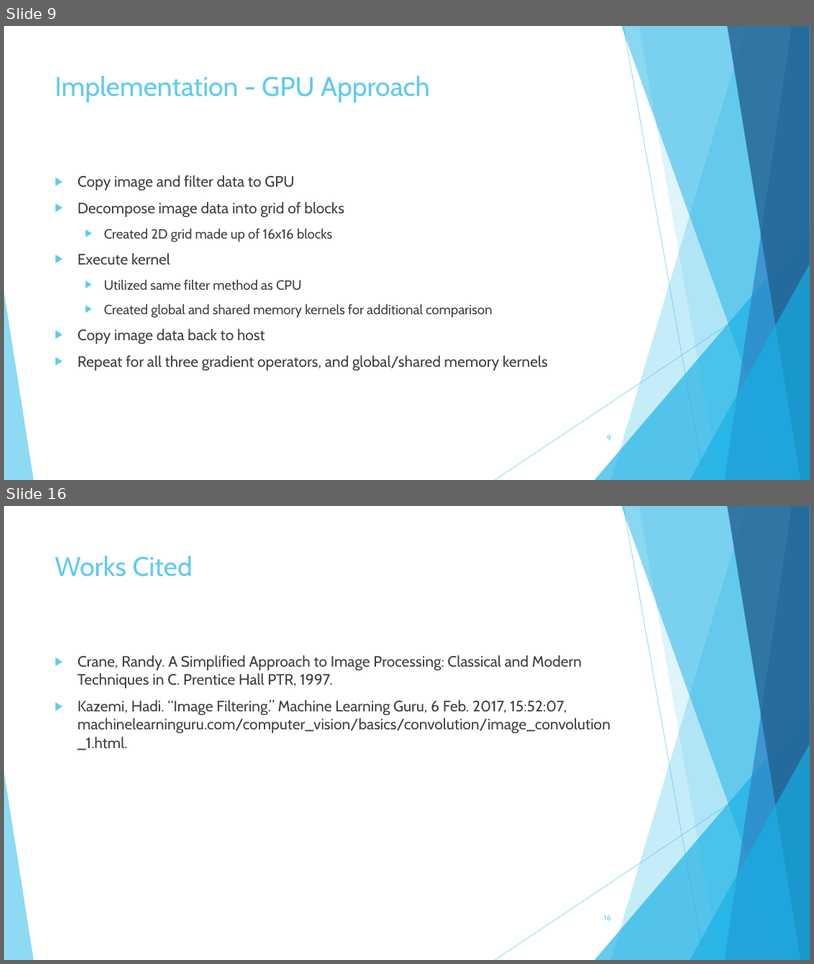
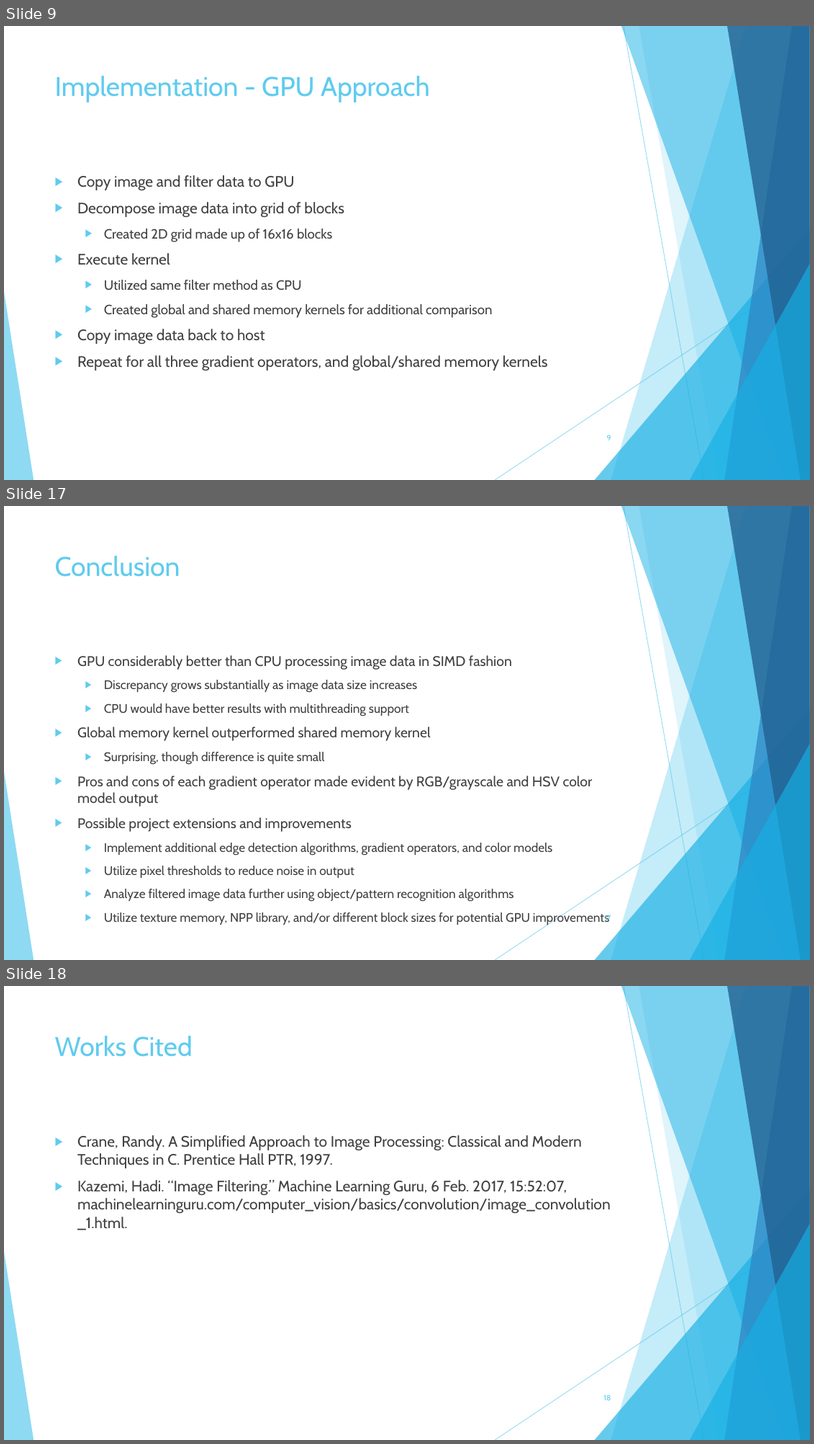
Before and after one commit to miles885/GPU_Course_Project, a slide deck: Course_Project_Edge_Detection_Gapcynski.pptx. Shown one above the other, each under a label of ours: slides 9 and 16 before the commit, slides 9, 17 and 18 after it; the slides between them are not shown. The pictures are 814x964 and 814x1444 pixels, drawn with LibreOffice and Linux fonts; fonts in the diff are those of the drawing. Boxes give left, top, right and bottom in pixels: in the first picture for what was removed or moved away, otherwise in the second. Text is boxed around its words. In the diff, an @@ line names an element or a change of style, - is before the commit and + after.

```diff
--- a/Course_Project_Edge_Detection_Gapcynski.pptx
+++ b/Course_Project_Edge_Detection_Gapcynski.pptx
@@ slide 17 added at <box>4,506,810,960</box>, background #FFFFFF; not listed: 10 template elements that a slide beside it also shows @@
@@ title added at <box>55,556,180,577</box>, 32 pt, text #5FCBEF @@
+Conclusion
@@ text added at <box>77,655,610,925</box>, 14.8 pt, text #404040 @@
+▶ GPU considerably better than CPU processing image data in SIMD fashion
+  ▶ Discrepancy grows substantially as image data size increases
+  ▶ CPU would have better results with multithreading support
+▶ Global memory kernel outperformed shared memory kernel
+  ▶ Surprising, though difference is quite small
+▶ Pros and cons of each gradient operator made evident by RGB/grayscale and HSV color model output
+▶ Possible project extensions and improvements
+  ▶ Implement additional edge detection algorithms, gradient operators, and color models
+  ▶ Utilize pixel thresholds to reduce noise in output
+  ▶ Analyze filtered image data further using object/pattern recognition algorithms
+  ▶ Utilize texture memory, NPP library, and/or different block sizes for potential GPU improvements
@@ page number added at <box>605,914,612,923</box>, 9 pt, text #5FCBEF @@
+17
@@ what was slide 16 is now slide 18 @@
@@ page number at <box>604,1394,611,1400</box>: text changed @@
-16
+18
```
Also in this commit, not shown: 5 slides changed, 2 other slides added, 1 slide removed, 1 other file.
